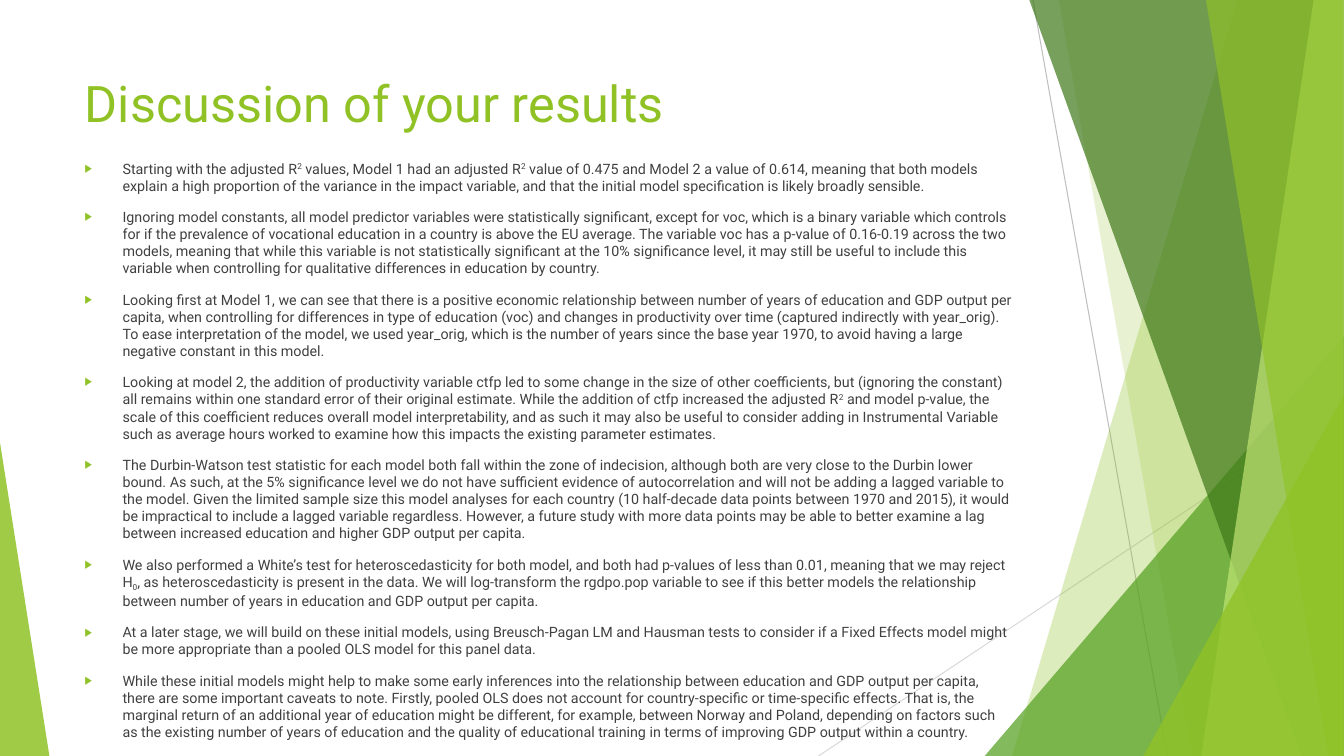
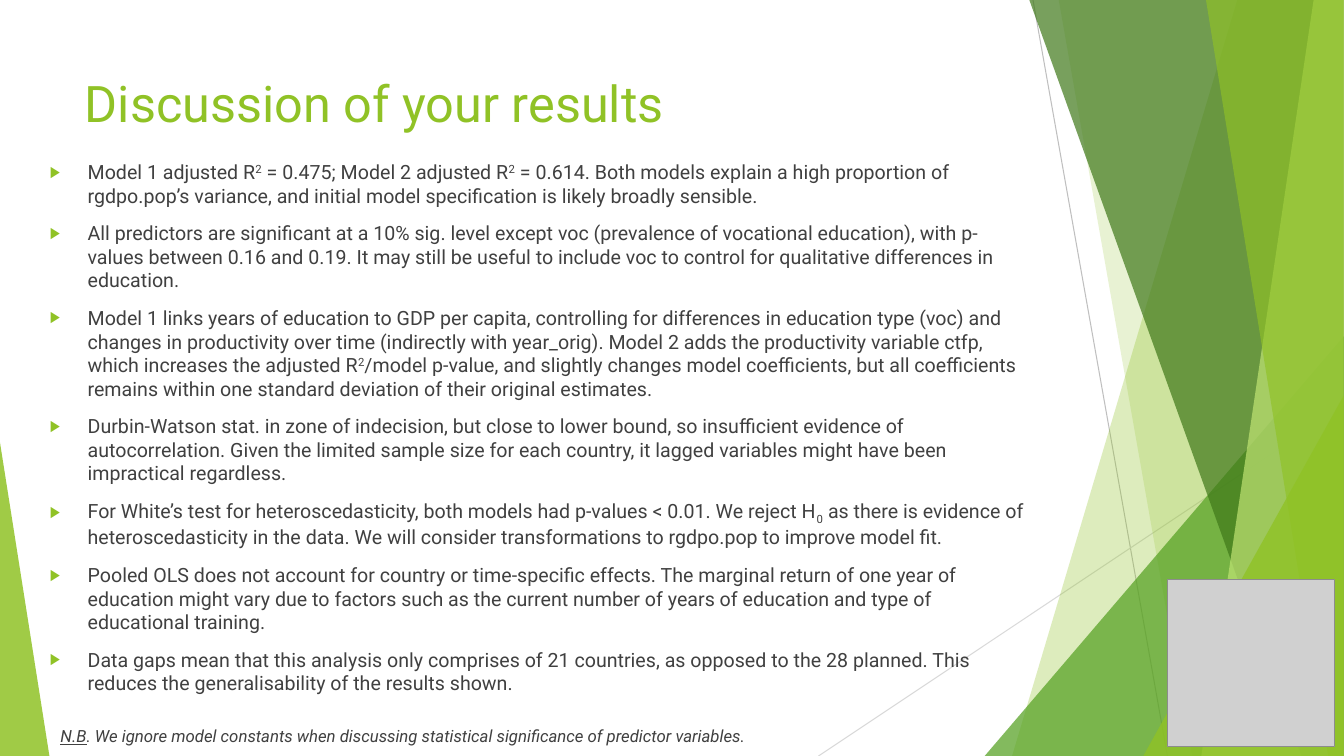
Before and after one commit to jack-n-ocallaghan/ecox-5004-analysis, a slide deck: slide 6 of ECOX5004 Pres 2 Proforma Slides - Jack O'Callaghan.pptx (slide 7 before the commit). Drawn at 1344x756 pixels with LibreOffice and Linux fonts; fonts in the diff are those of the drawing; grey boxes stand for pictures. Boxes give left, top, right and bottom in pixels: in the first picture for what was removed or moved away, otherwise in the second. Text is boxed around its words. In the diff, an @@ line names an element or a change of style, - is before the commit and + after.

```diff
--- a/ECOX5004 Pres 2 Proforma Slides - Jack O'Callaghan.pptx
+++ b/ECOX5004 Pres 2 Proforma Slides - Jack O'Callaghan.pptx
@@ text at bbox=[88, 164, 1023, 694]: text changed; size 10.2 to 14 pt @@
-▶ Starting with the adjusted R2 values, Model 1 had an adjusted R2 value of 0.475 and Model 2 a value of 0.614, meaning that both models explain a high proportion of the variance in the impact variable, and that the initial model specification is likely broadly sensible.
-▶ Ignoring model constants, all model predictor variables were statistically significant, except for voc, which is a binary variable which controls for if the prevalence of vocational education in a country is above the EU average. The variable voc has a p-value of 0.16-0.19 across the two models, meaning that while this variable is not statistically significant at the 10% significance level, it may still be useful to include this variable when controlling for qualitative differences in education by country.
-▶ Looking first at Model 1, we can see that there is a positive economic relationship between number of years of education and GDP output per capita, when controlling for differences in type of education (voc) and changes in productivity over time (captured indirectly with year_orig). To ease interpretation of the model, we used year_orig, which is the number of years since the base year 1970, to avoid having a large negative constant in this model.
-▶ Looking at model 2, the addition of productivity variable ctfp led to some change in the size of other coefficients, but (ignoring the constant) all remains within one standard error of their original estimate. While the addition of ctfp increased the adjusted R2 and model p-value, the scale of this coefficient reduces overall model interpretability, and as such it may also be useful to consider adding in Instrumental Variable such as average hours worked to examine how this impacts the existing parameter estimates.
-▶ The Durbin-Watson test statistic for each model both fall within the zone of indecision, although both are very close to the Durbin lower bound. As such, at the 5% significance level we do not have sufficient evidence of autocorrelation and will not be adding a lagged variable to the model. Given the limited sample size this model analyses for each country (10 half-decade data points between 1970 and 2015), it would be impractical to include a lagged variable regardless. However, a future study with more data points may be able to better examine a lag between increased education and higher GDP output per capita.
-▶ We also performed a White’s test for heteroscedasticity for both model, and both had p-values of less than 0.01, meaning that we may reject H0, as heteroscedasticity is present in the data. We will log-transform the rgdpo.pop variable to see if this better models the relationship between number of years in education and GDP output per capita.
-▶ At a later stage, we will build on these initial models, using Breusch-Pagan LM and Hausman tests to consider if a Fixed Effects model might be more appropriate than a pooled OLS model for this panel data.
-▶ While these initial models might help to make some early inferences into the relationship between education and GDP output per capita, there are some important caveats to note. Firstly, pooled OLS does not account for country-specific or time-specific effects. That is, the marginal return of an additional year of education might be different, for example, between Norway and Poland, depending on factors such as the existing number of years of education and the quality of educational training in terms of improving GDP output within a country.
+▶ Model 1 adjusted R2 = 0.475; Model 2 adjusted R2 = 0.614. Both models explain a high proportion of rgdpo.pop’s variance, and initial model specification is likely broadly sensible.
+▶ All predictors are significant at a 10% sig. level except voc (prevalence of vocational education), with p-values between 0.16 and 0.19. It may still be useful to include voc to control for qualitative differences in education.
+▶ Model 1 links years of education to GDP per capita, controlling for differences in education type (voc) and changes in productivity over time (indirectly with year_orig). Model 2 adds the productivity variable ctfp, which increases the adjusted R2/model p-value, and slightly changes model coefficients, but all coefficients remains within one standard deviation of their original estimates.
+▶ Durbin-Watson stat. in zone of indecision, but close to lower bound, so insufficient evidence of autocorrelation. Given the limited sample size for each country, it lagged variables might have been impractical regardless.
+▶ For White’s test for heteroscedasticity, both models had p-values < 0.01. We reject H0 as there is evidence of heteroscedasticity in the data. We will consider transformations to rgdpo.pop to improve model fit.
+▶ Pooled OLS does not account for country or time-specific effects. The marginal return of one year of education might vary due to factors such as the current number of years of education and type of educational training.
+▶ Data gaps mean that this analysis only comprises of 21 countries, as opposed to the 28 planned. This reduces the generalisability of the results shown.
@@ picture added at bbox=[1168, 580, 1335, 747] @@
@@ text added at bbox=[60, 729, 745, 746], 12 pt, text #404040, italic @@
+N.B. We ignore model constants when discussing statistical significance of predictor variables.
```
Also in this commit, not shown: 7 other slides changed, 1 slide removed.
